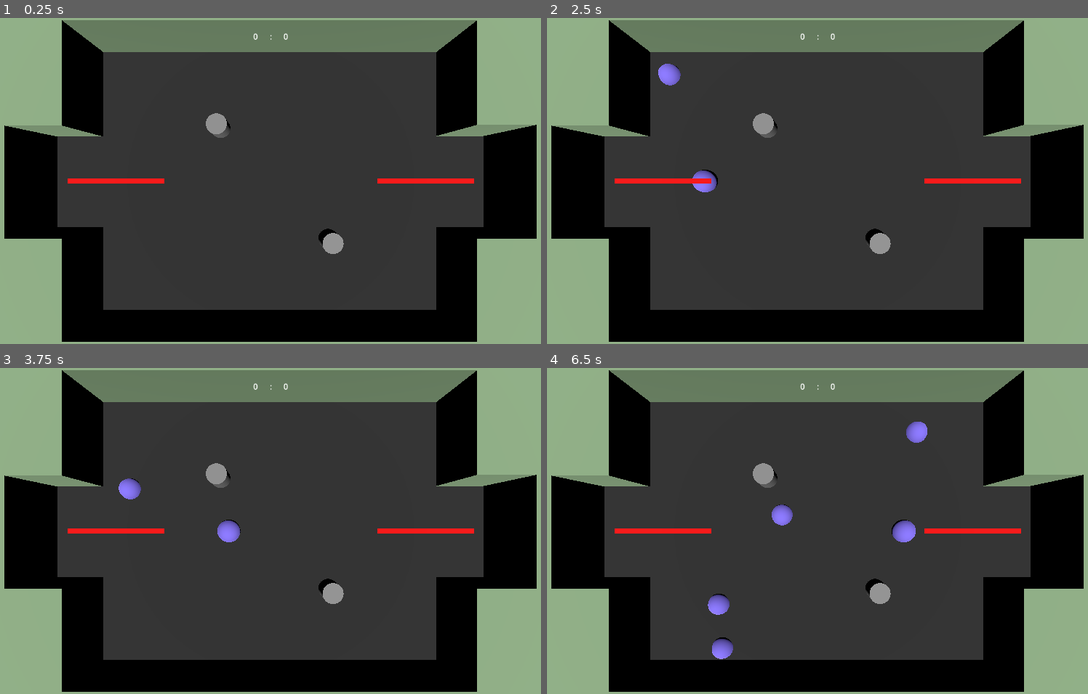
Above: before the commit, frames 1-4 (two rows, left to right).
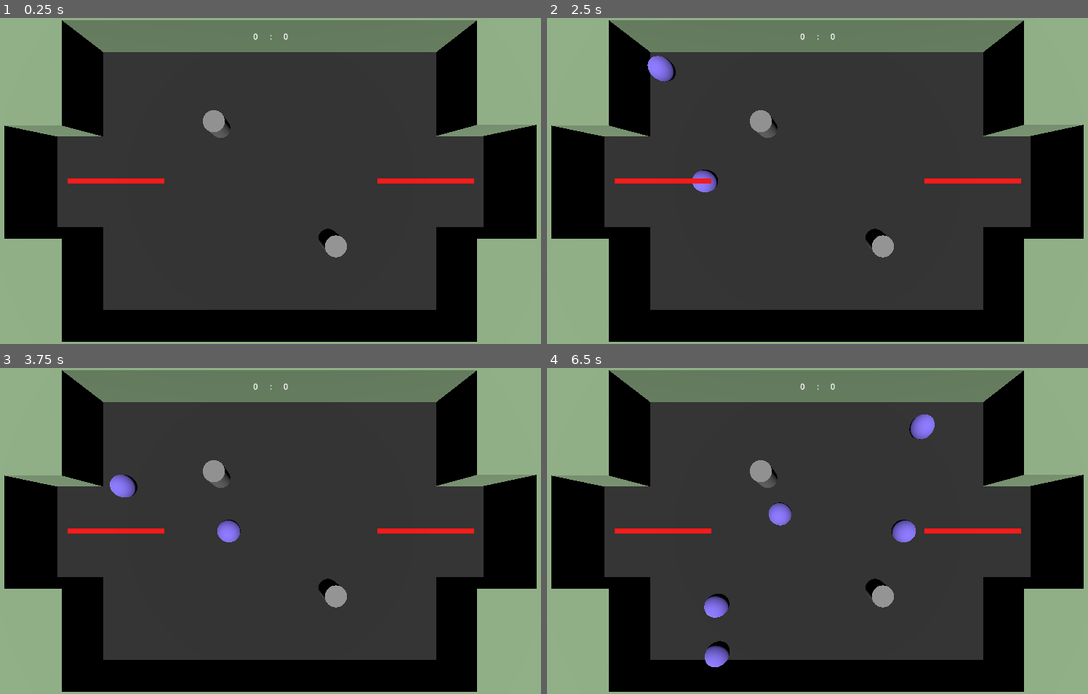
Above: after the commit, the same moments.

Repository: TheCubeOfFire/ggj2025-dumbbubbledoor
Game: Godot game, scene res://Map/Arena.tscn
The game is run twice, just before and just after one commit, with the same random seed, the same clock (stepped at 60 frames per second) and the same inputs. This scene is started directly instead of the project's main scene.
Inputs:
- Up to frame 1 (0.25 s): no input
- Up to frame 2 (2.5 s): tap Enter at 0.5, 2 s; tap Space at 1.25 s
- Up to frame 3 (3.75 s): no input
- Up to frame 4 (6.5 s): no input

The runs differ from the first frame. In frame 1, 0.2% of the frame differs, in the area x 37-65%, y 28-74%; in frame 2, 0.5%; in frame 3, 0.5%; in frame 4, 1.0%, in the area x 29-72%, y 14-92%.

Commit message:
fixed random spawned bubble height

Diff:
--- a/Map/Arena.tscn
+++ b/Map/Arena.tscn
@@ -109,10 +109,10 @@
 [node name="Obstacles" type="Node3D" parent="."]
 
 [node name="Bouncer" parent="Obstacles" instance=ExtResource("8_tl4ky")]
-transform = Transform3D(3, 0, 0, 0, 3, 0, 0, 0, 3, 13.2981, 1.52962, 13.3908)
+transform = Transform3D(3, 0, 0, 0, 3, 0, 0, 0, 3, 13.2981, 3.5, 13.3908)
 
 [node name="Bouncer2" parent="Obstacles" instance=ExtResource("8_tl4ky")]
-transform = Transform3D(3, 0, 0, 0, 3, 0, 0, 0, 3, -11.6635, 1.52962, -12.2495)
+transform = Transform3D(3, 0, 0, 0, 3, 0, 0, 0, 3, -11.6635, 3.5, -12.2495)
 
 [node name="Spawners" type="Node3D" parent="."]
 
--- a/player/player.gd
+++ b/player/player.gd
@@ -39,6 +39,10 @@
 
 func _ready() -> void:
     _direction_pivot.rotation.y = _default_rotation
+
+
+func get_spawn_pos():
+    return _direction_pivot.global_position
 
 
 func _physics_process(delta: float) -> void:
--- a/spawners/bubble_spawner.gd
+++ b/spawners/bubble_spawner.gd
@@ -20,22 +20,26 @@
 @export var _initial_direction_max: Vector3
 
 @onready var _bubble_container_node := get_node(bubble_container_node_path) as Node3D
+@onready var _player: Player = $"../../Players/LeftPlayer"
+
+@onready var timer: Timer = $Timer
 
 var min_spawn_position: Vector3
 var max_spawn_position: Vector3
-
-@onready var timer: Timer = $Timer
+var spawn_y: float
 
 
 func _ready() -> void:
     min_spawn_position = global_position - (scale/2)
     max_spawn_position = global_position + (scale/2)
+    spawn_y = _player.get_spawn_pos().y
     _reset_timer()
 
 func _gen_random_pos():
     var x = randf_range(min_spawn_position.x, max_spawn_position.x)
     var z = randf_range(min_spawn_position.z, max_spawn_position.z)
-    return Vector3(x, 0, z)
+    var y = spawn_y
+    return Vector3(x, y, z)
 
 func _gen_random_angle():
     var x = randf_range(_initial_direction_min.x, _initial_direction_max.x)
